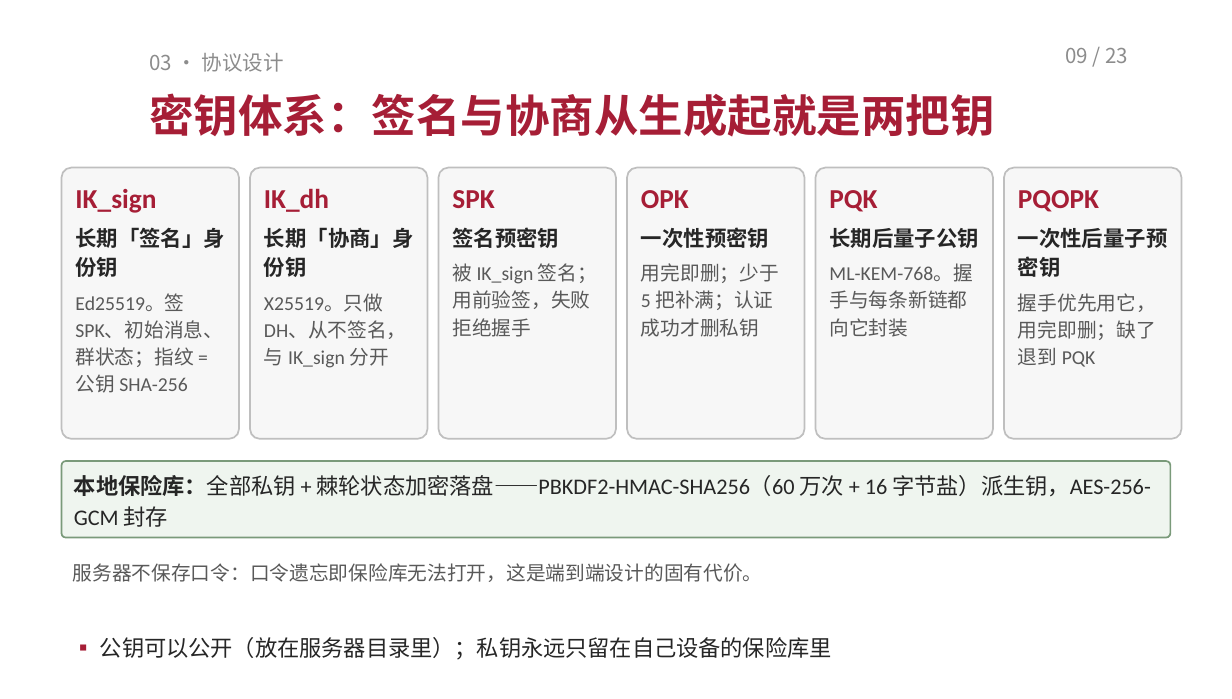
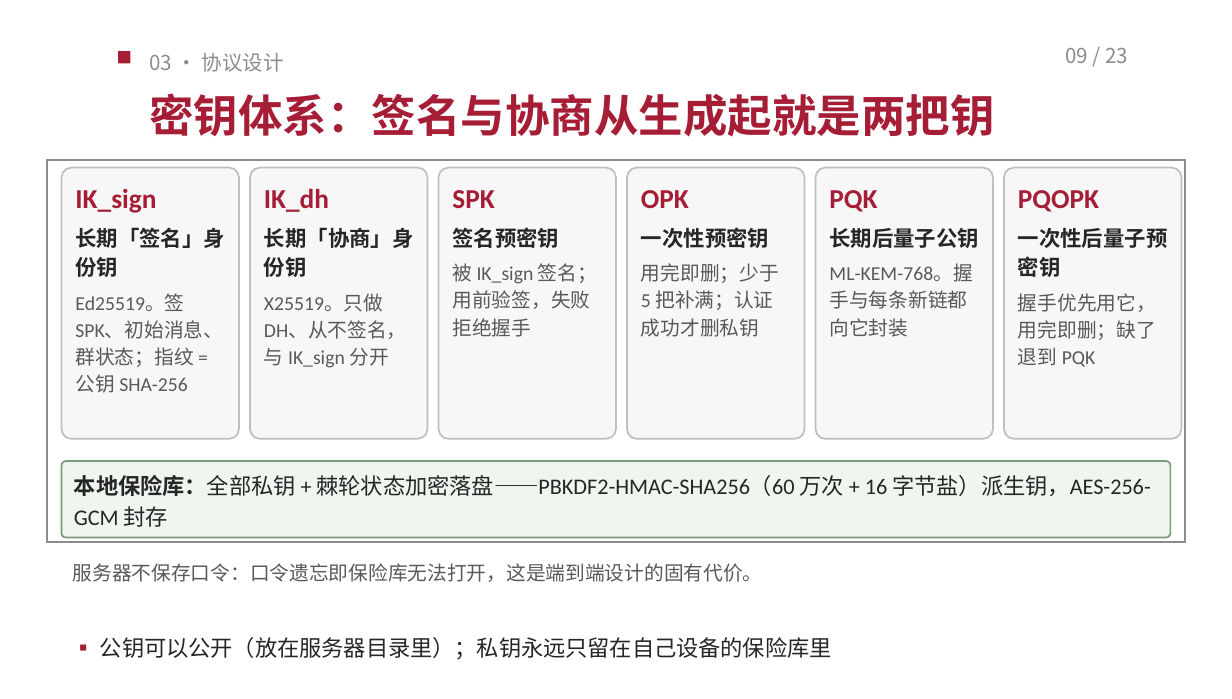
Before and after one commit to TomHaoZi/ECNUchat, a slide deck: slide 9 of 中期汇报/ECNUchat-中期汇报.pptx. Drawn at 1232x699 pixels with LibreOffice and Linux fonts; fonts in the diff are those of the drawing. Boxes give left, top, right and bottom in pixels: in the first picture for what was removed or moved away, otherwise in the second. Text is boxed around its words. In the diff, an @@ line names an element or a change of style, - is before the commit and + after.

```diff
--- a/中期汇报/ECNUchat-中期汇报.pptx
+++ b/中期汇报/ECNUchat-中期汇报.pptx
@@ rectangle added at box(118, 51, 131, 63), fill #A61E36 @@
@@ rectangle added at box(47, 160, 1185, 542), outline #8C8C8C 1 pt @@
```
Also in this commit, not shown: 22 other slides changed, 3 other files.
